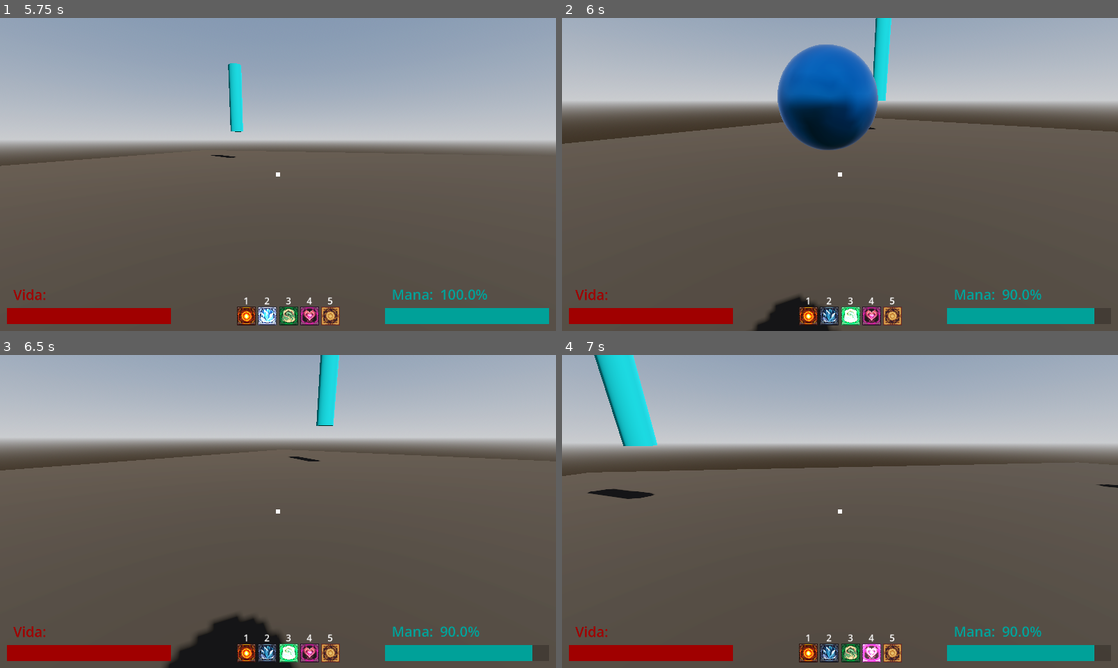
Above: before the commit, frames 1-4 (two rows, left to right).
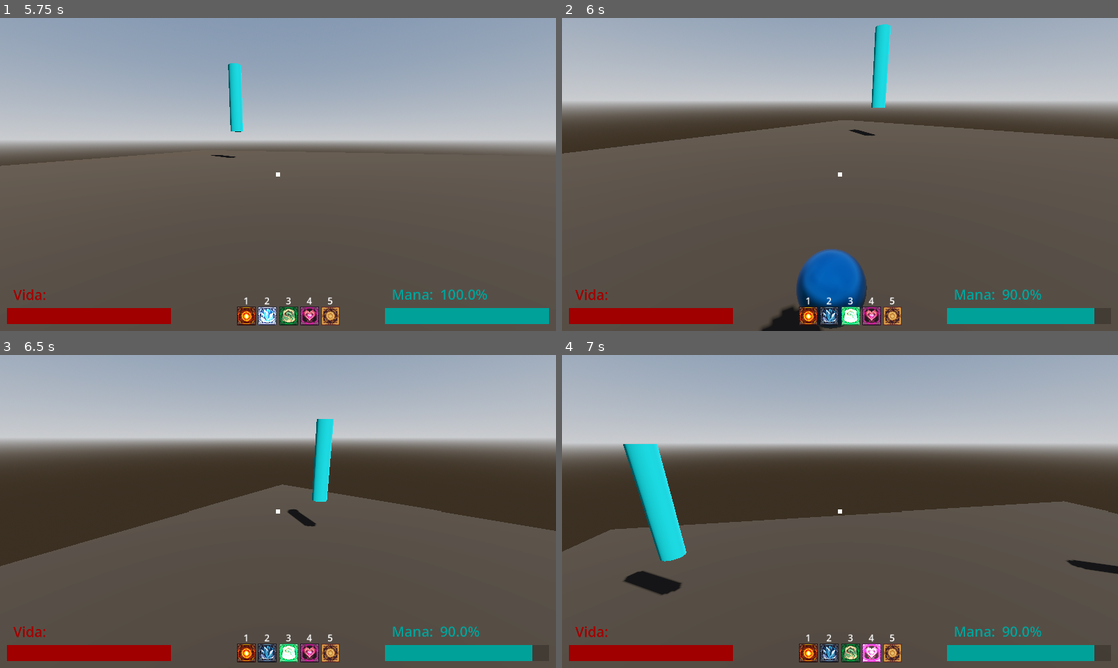
Above: after the commit, the same moments.

Repository: Isaaa43/Saudavel-e-Balanceado
Game: Godot game, scene res://cenas/main_game.tscn
Same seed, same stepped clock (60 frames per second), same inputs: the game is played once before the commit and once after it.
Inputs (mouse positions are in pixels of both pictures, inside the frame that each line leads up to):
- Up to frame 1 (5.75 s): click (278, 224) at 0.52 s; type "Alex" at 0.6 s; click "Jogar" at 1.25 s; click "Host" at 2 s; click "Começar Partida" at 2.75 s; tap Enter at 3.5 s; move the mouse to (400, 158) at 3.52 s; hold D (direita) 3.53-4.28 s; click (400, 158) at 3.6 s; tap Space (pular) at 3.77, 4.52 s; move the mouse to (250, 174) at 4.27 s; hold W (frente) from 4.28 s (still down); tap 1 at 4.35 s; move the mouse to (289, 168) at 5.02 s; tap 2 at 5.1 s
- Up to frame 2 (6 s): keep holding W (frente); tap Space (pular) at 5.75 s; move the mouse to (834, 180) at 5.77 s; tap 3 at 5.85 s; click (834, 180) at 5.92 s
- Up to frame 3 (6.5 s): keep holding W (frente); tap Space (pular) at 6.02 s
- Up to frame 4 (7 s): keep holding W (frente); move the mouse to (878, 514) at 6.52 s; tap 4 at 6.6 s; tap Space (pular) at 6.77 s

Frame 1 is identical in both runs. In frame 2, 9.0% of the frame differs, in the area x 0-100%, y 0-100%; in frame 3, 22%; in frame 4, 19%.

Commit message:
refactor: re colocando efeitos nos comportamentos
Recolocado nos comportamentos dos feitiços a lista de efeitos

Diff:
--- a/luta-magos/feiticos/BolaFogo/FD_bola_fogo.tres
+++ b/luta-magos/feiticos/BolaFogo/FD_bola_fogo.tres
@@ -9,6 +9,7 @@
 
 [sub_resource type="Resource" id="Resource_p4nti"]
 script = ExtResource("2_hg8pb")
+valor = 25.0
 metadata/_custom_type_script = "uid://b4tn3wkf7ejho"
 
 [sub_resource type="Resource" id="Resource_hg8pb"]
@@ -21,7 +22,7 @@
 perfurar = true
 duracao_seg = 4.0
 afetados = 4
-efeitos = Array[ExtResource("1_u0jac")]([SubResource("Resource_p4nti")])
+lista_efeitos = Array[ExtResource("1_u0jac")]([SubResource("Resource_p4nti")])
 visual_def = SubResource("Resource_hg8pb")
 metadata/_custom_type_script = "uid://cf63pij16plhl"
 
--- a/luta-magos/feiticos/FuraSapato/FD_fura_sapato.tres
+++ b/luta-magos/feiticos/FuraSapato/FD_fura_sapato.tres
@@ -7,8 +7,9 @@
 [ext_resource type="Script" uid="uid://b4tn3wkf7ejho" path="res://scripts/game/feiticos/definicoes/efeitos_def/lista_efeitos/FE_dano_def.gd" id="2_cn0kq"]
 [ext_resource type="Script" uid="uid://d2ynerodv584f" path="res://scripts/game/feiticos/definicoes/feitico_visual_def.gd" id="4_ce6wc"]
 
-[sub_resource type="Resource" id="Resource_6w07u"]
+[sub_resource type="Resource" id="Resource_cn0kq"]
 script = ExtResource("2_cn0kq")
+valor = 15.0
 metadata/_custom_type_script = "uid://b4tn3wkf7ejho"
 
 [sub_resource type="Resource" id="Resource_ce6wc"]
@@ -19,7 +20,7 @@
 [sub_resource type="Resource" id="Resource_j3fjn"]
 script = ExtResource("1_j3fjn")
 afetados = 4
-efeitos = Array[ExtResource("1_ce6wc")]([SubResource("Resource_6w07u")])
+lista_efeitos = Array[ExtResource("1_ce6wc")]([SubResource("Resource_cn0kq")])
 visual_def = SubResource("Resource_ce6wc")
 metadata/_custom_type_script = "uid://dohcgiora0lml"
 
--- a/luta-magos/feiticos/Ozempagic/FD_ozempagic.tres
+++ b/luta-magos/feiticos/Ozempagic/FD_ozempagic.tres
@@ -7,9 +7,9 @@
 [ext_resource type="Script" uid="uid://y7sfo5fwt5aw" path="res://scripts/game/feiticos/definicoes/efeitos_def/lista_efeitos/FE_cura_def.gd" id="2_pgmsf"]
 [ext_resource type="Script" uid="uid://d2ynerodv584f" path="res://scripts/game/feiticos/definicoes/feitico_visual_def.gd" id="4_8a4q1"]
 
-[sub_resource type="Resource" id="Resource_6ch30"]
+[sub_resource type="Resource" id="Resource_pgmsf"]
 script = ExtResource("2_pgmsf")
-cura = 20.0
+valor = 15.0
 metadata/_custom_type_script = "uid://y7sfo5fwt5aw"
 
 [sub_resource type="Resource" id="Resource_2wky8"]
@@ -21,7 +21,7 @@
 script = ExtResource("1_1bgnk")
 duracao_seg = 1.0
 afetados = 1
-efeitos = Array[ExtResource("1_2wky8")]([SubResource("Resource_6ch30")])
+lista_efeitos = Array[ExtResource("1_2wky8")]([SubResource("Resource_pgmsf")])
 visual_def = SubResource("Resource_2wky8")
 metadata/_custom_type_script = "uid://dbe4px883cphk"
 
--- a/luta-magos/feiticos/PuloImpulsionado/FD_pulo_impulsionado.tres
+++ b/luta-magos/feiticos/PuloImpulsionado/FD_pulo_impulsionado.tres
@@ -9,6 +9,7 @@
 
 [sub_resource type="Resource" id="Resource_f5loy"]
 script = ExtResource("2_c7pro")
+valor = 10.0
 metadata/_custom_type_script = "uid://ddk2ga5ldf3f7"
 
 [sub_resource type="Resource" id="Resource_c7pro"]
@@ -19,7 +20,7 @@
 [sub_resource type="Resource" id="Resource_nxn4u"]
 script = ExtResource("2_n61t3")
 duracao_seg = 0.5
-efeitos = Array[ExtResource("1_c7pro")]([SubResource("Resource_f5loy")])
+lista_efeitos = Array[ExtResource("1_c7pro")]([SubResource("Resource_f5loy")])
 visual_def = SubResource("Resource_c7pro")
 metadata/_custom_type_script = "uid://dbe4px883cphk"
 
--- a/luta-magos/feiticos/ToTeVendo/FD_ToTeVendo.tres
+++ b/luta-magos/feiticos/ToTeVendo/FD_ToTeVendo.tres
@@ -7,9 +7,10 @@
 [ext_resource type="Script" uid="uid://dnavupkg51wgc" path="res://scripts/game/feiticos/definicoes/feitico_def.gd" id="2_qq211"]
 [ext_resource type="Script" uid="uid://d2ynerodv584f" path="res://scripts/game/feiticos/definicoes/feitico_visual_def.gd" id="3_ckelo"]
 
-[sub_resource type="Resource" id="Resource_sdo8q"]
+[sub_resource type="Resource" id="Resource_ogy7c"]
 script = ExtResource("2_ogy7c")
-velocidade_adicional = 1.0
+direcao = Vector3(1.5, 0.5, 0)
+valor = 4.0
 metadata/_custom_type_script = "uid://ddk2ga5ldf3f7"
 
 [sub_resource type="Resource" id="Resource_bfg0o"]
@@ -22,7 +23,7 @@
 velocidade = 5.0
 duracao_seg = 10.0
 afetados = 5
-efeitos = Array[ExtResource("1_bfg0o")]([SubResource("Resource_sdo8q")])
+lista_efeitos = Array[ExtResource("1_bfg0o")]([SubResource("Resource_ogy7c")])
 visual_def = SubResource("Resource_bfg0o")
 metadata/_custom_type_script = "uid://cf63pij16plhl"
 
--- a/luta-magos/scripts/game/feiticos/definicoes/comportamento_def/feitico_comportamento_def.gd
+++ b/luta-magos/scripts/game/feiticos/definicoes/comportamento_def/feitico_comportamento_def.gd
@@ -16,7 +16,7 @@
 ## e afetado pelo comportamento, quem vai receber os efeitos
 @export_flags_3d_physics var mascara_afetados = 256
 
-@export var efeitos: Array[FeiticoEfeitoDef]
+@export var lista_efeitos: Array[FeiticoEfeitoDef]
 
 # -----------------------------------------------------------------------------
 @export_group("Visual")
@@ -31,7 +31,7 @@
 	# --- efeitos
 	comportamento.afetados = afetados
 	comportamento.mask_afetados = mascara_afetados
-	comportamento.criar_efeitos(efeitos)
+	comportamento.criar_efeitos(lista_efeitos)
 	# --- retorna o comportamento especifico criado
 	return comportamento
 
--- a/luta-magos/scripts/game/feiticos/definicoes/efeitos_def/lista_efeitos/feitico_efeito_def.gd
+++ b/luta-magos/scripts/game/feiticos/definicoes/efeitos_def/lista_efeitos/feitico_efeito_def.gd
@@ -11,9 +11,11 @@
 
 const tipo := FeiticoEfeito.Tipo.INSTANTANEO
 
+@export_group("Efeito Base")
+@export var valor: float
+
 @export var modificador : FeiticoModificadorEfeitoDef
 
-@export var valor: float
 
 func criar() -> FeiticoEfeito:
 	var efeito := _criar()
